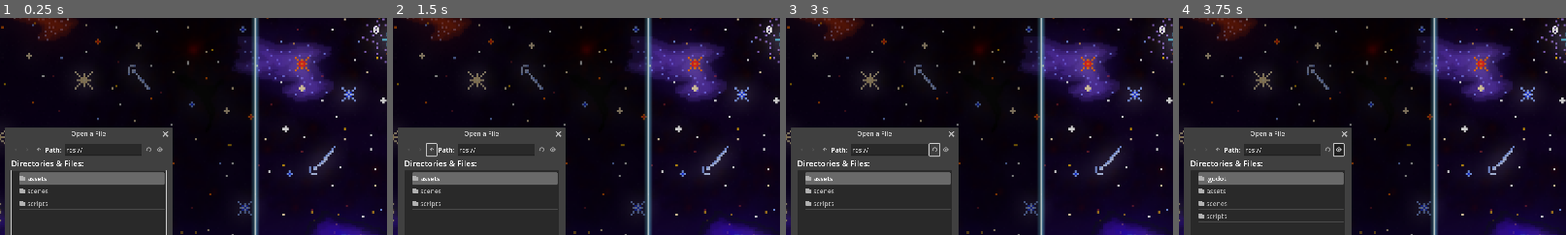
Above: before the commit, frames 1-4 (left to right).
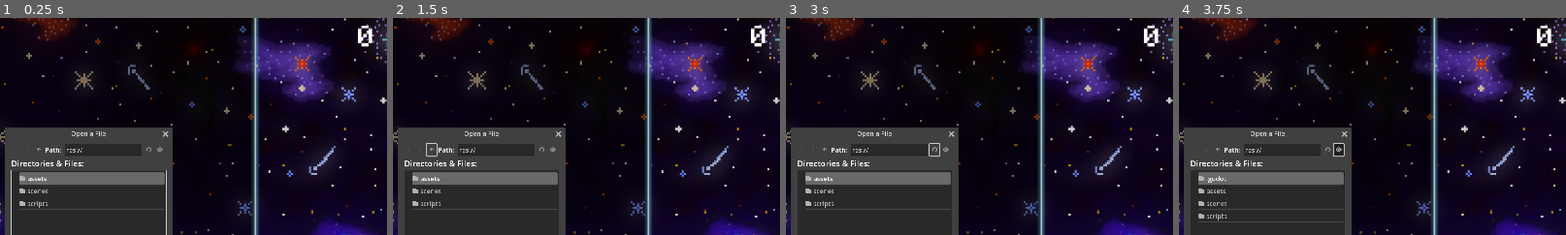
Above: after the commit, the same moments.

Repository: Rafael-VP/Rockstar
Game: Godot game, scene res://scenes/game.tscn
The game is run twice, just before and just after one commit, with the same random seed, the same clock (stepped at 60 frames per second) and the same inputs.
Inputs (mouse positions are % of the whole screen's width and height, from its top left):
- Up to frame 1 (0.25 s): no input
- Up to frame 2 (1.5 s): click (47, 62) at 0.52 s; type "12" at 0.6 s; click (44, 34) at 1.25 s
- Up to frame 3 (3 s): click (44, 34) at 2 s; click (58, 34) at 2.75 s
- Up to frame 4 (3.75 s): click (59, 34) at 3.5 s
The pictures show only the part of the screen within x 39-88%, y 3-53%; the shares and areas given below are measured in that part.

The runs differ from the first frame. In frame 1, 0.3% of the frame differs, in the area x 92-98%, y 3-14%; in frame 2, 0.3%; in frame 3, 0.3%; in frame 4, 0.3%.

Commit message:
Fixed button text and font size

Diff:
--- a/scenes/game.tscn
+++ b/scenes/game.tscn
@@ -7,7 +7,6 @@
 [ext_resource type="Script" path="res://scripts/beatmap_parser.gd" id="3_p3j2b"]
 [ext_resource type="PackedScene" uid="uid://dmm2xqwvh6l55" path="res://scenes/column.tscn" id="4_dtnvj"]
 [ext_resource type="Script" path="res://scripts/judgment.gd" id="7_hm13t"]
-[ext_resource type="Texture2D" uid="uid://ip62f4lfatsg" path="res://assets/BotoesCinzas.png" id="7_u0jnv"]
 [ext_resource type="Script" path="res://scripts/combo_meter.gd" id="8_1xgpc"]
 [ext_resource type="FontFile" uid="uid://b0jcaf3n28a2n" path="res://assets/Minecraft.ttf" id="10_71y55"]
 [ext_resource type="Script" path="res://scripts/score.gd" id="10_msef3"]
@@ -78,52 +77,20 @@
 scale = Vector2(0.75, 0.75)
 key_action = "key0"
 
-[node name="Seta0" type="Sprite2D" parent="Column0"]
-visible = false
-show_behind_parent = true
-position = Vector2(-3.69549e-06, 7.689e-06)
-scale = Vector2(9.3, 9.3)
-texture = ExtResource("7_u0jnv")
-hframes = 2
-
 [node name="Column1" parent="." instance=ExtResource("4_dtnvj")]
 position = Vector2(504, 570)
 scale = Vector2(0.75, 0.75)
 key_action = "key1"
-
-[node name="Seta1" type="Sprite2D" parent="Column1"]
-visible = false
-show_behind_parent = true
-position = Vector2(-3.69549e-06, 7.7486e-06)
-scale = Vector2(9.3, 9.3)
-texture = ExtResource("7_u0jnv")
-hframes = 2
 
 [node name="Column2" parent="." instance=ExtResource("4_dtnvj")]
 position = Vector2(616, 570)
 scale = Vector2(0.75, 0.75)
 key_action = "key2"
 
-[node name="Seta2" type="Sprite2D" parent="Column2"]
-visible = false
-show_behind_parent = true
-position = Vector2(-3.69549e-06, 7.689e-06)
-scale = Vector2(9.3, 9.3)
-texture = ExtResource("7_u0jnv")
-hframes = 2
-
 [node name="Column3" parent="." instance=ExtResource("4_dtnvj")]
 position = Vector2(728, 570)
 scale = Vector2(0.75, 0.75)
 key_action = "key3"
-
-[node name="Seta3" type="Sprite2D" parent="Column3"]
-visible = false
-show_behind_parent = true
-position = Vector2(-3.69549e-06, 7.689e-06)
-scale = Vector2(9.3, 9.3)
-texture = ExtResource("7_u0jnv")
-hframes = 2
 
 [node name="JudgmentMeter" type="RichTextLabel" parent="."]
 offset_left = 510.0
@@ -144,11 +111,12 @@
 script = ExtResource("8_1xgpc")
 
 [node name="Score" type="RichTextLabel" parent="."]
-offset_left = 875.0
+offset_left = 808.0
 offset_top = 34.0
-offset_right = 1075.0
-offset_bottom = 74.0
+offset_right = 1111.0
+offset_bottom = 135.0
 theme_override_fonts/normal_font = ExtResource("10_71y55")
+theme_override_font_sizes/normal_font_size = 40
 bbcode_enabled = true
 script = ExtResource("10_msef3")
 
@@ -177,9 +145,9 @@
 custom_minimum_size = Vector2(50, 0)
 layout_mode = 2
 offset_left = 435.0
-offset_top = 230.0
+offset_top = 300.0
 offset_right = 685.0
-offset_bottom = 290.0
+offset_bottom = 360.0
 theme_override_fonts/font = ExtResource("10_71y55")
 text = "Sair"
 icon_alignment = 1
@@ -192,11 +160,12 @@
 anchor_right = -0.025
 anchor_bottom = 0.925
 offset_left = 436.0
-offset_top = 263.0
+offset_top = 193.0
 offset_right = 686.0
-offset_bottom = 323.0
+offset_bottom = 253.0
 theme_override_fonts/font = ExtResource("10_71y55")
-text = "Continue"
+text = "Continuar
+"
 icon_alignment = 1
 vertical_icon_alignment = 2
 
Not shown: 1 places in scenes/game.tscn that only renumber resources
